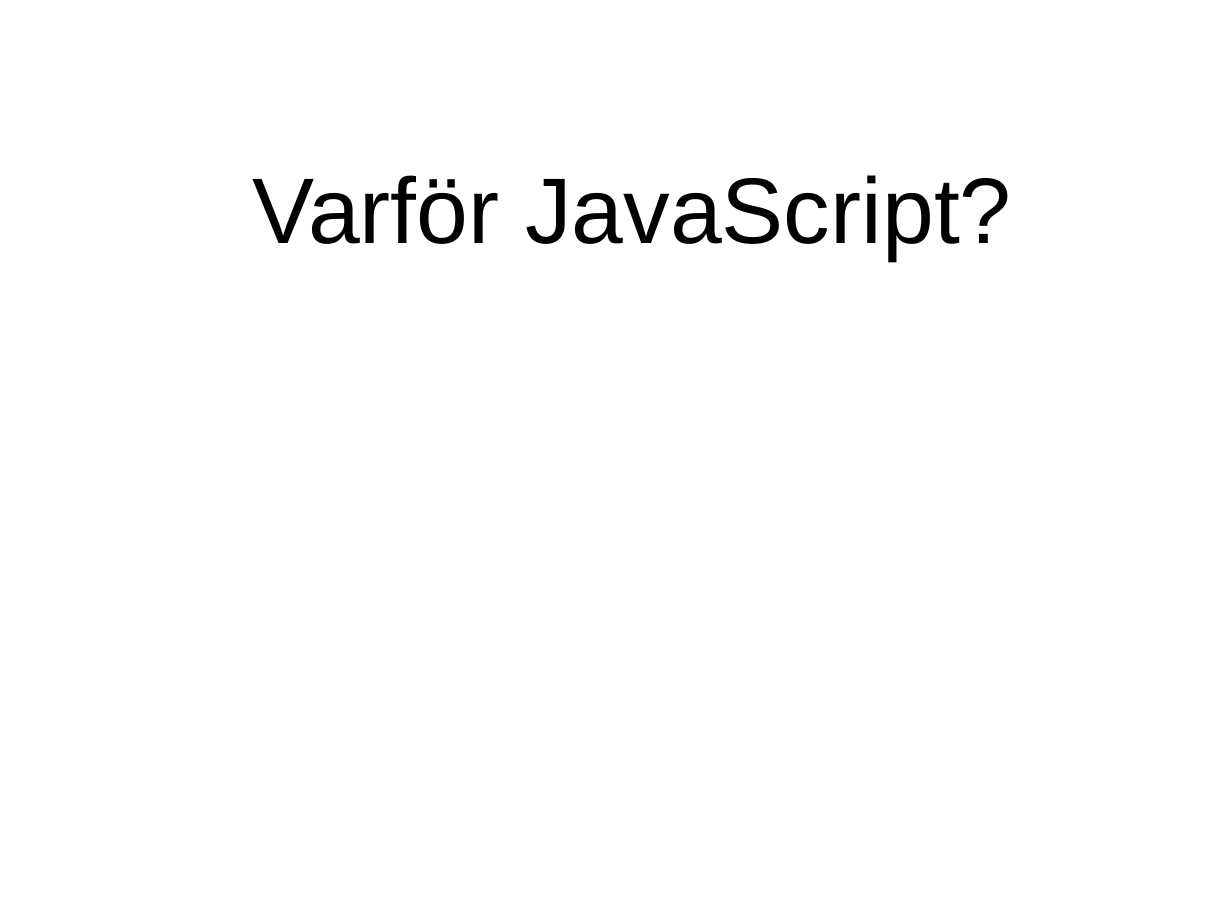
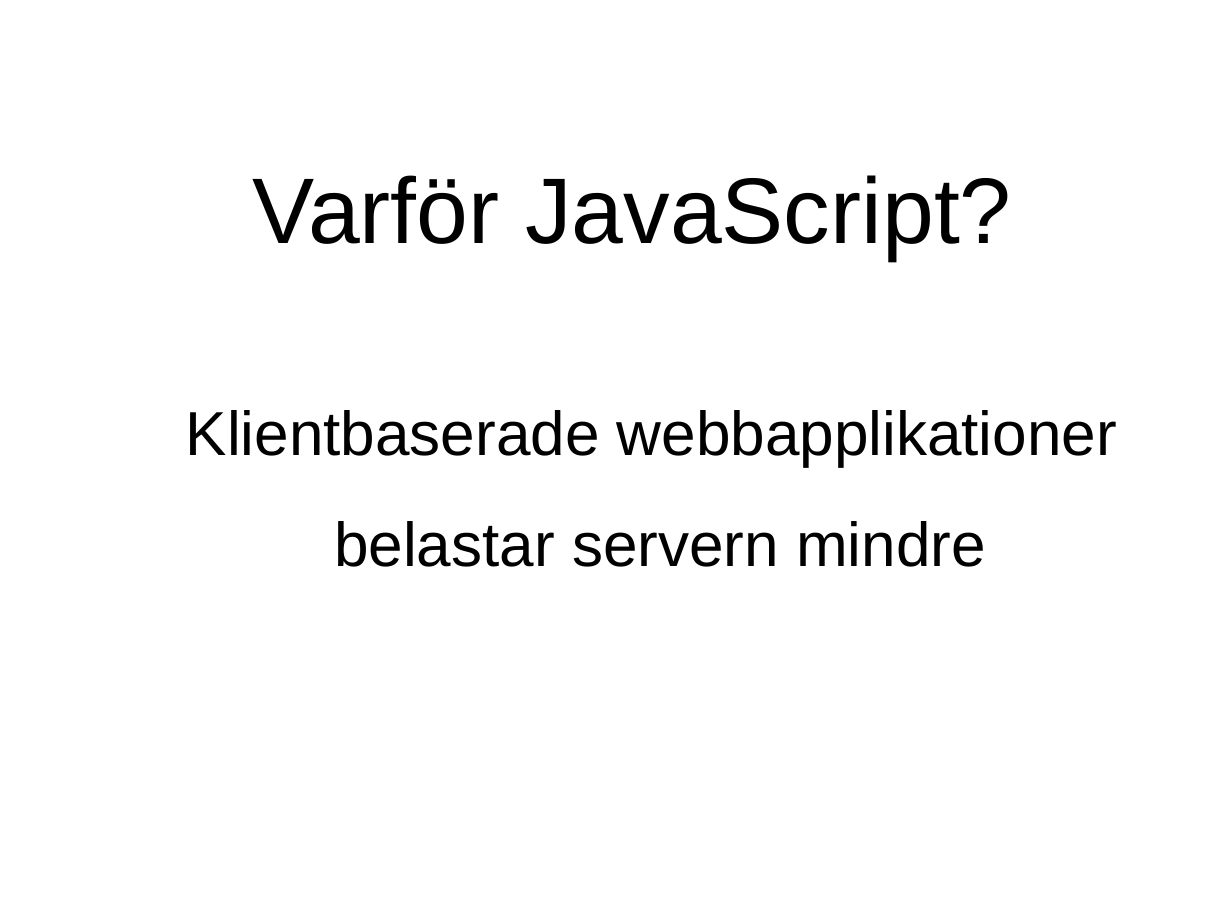
Before and after one commit to evilcandybag/JSHC, a slide deck: slide 4 of report/presentation.ppt. Drawn at 1232x924 pixels with LibreOffice and Linux fonts; fonts in the diff are those of the drawing. Boxes give left, top, right and bottom in pixels: in the first picture for what was removed or moved away, otherwise in the second. Text is boxed around its words. In the diff, an @@ line names an element or a change of style, - is before the commit and + after.

```diff
--- a/report/presentation.ppt
+++ b/report/presentation.ppt
@@ text added at [186,410,1117,567], 40 pt, text #000000 @@
+Klientbaserade webbapplikationer
+belastar servern mindre
```
Also in this commit, not shown: 11 other slides changed, 4 slides added, 4 slides removed, 1 other file.
